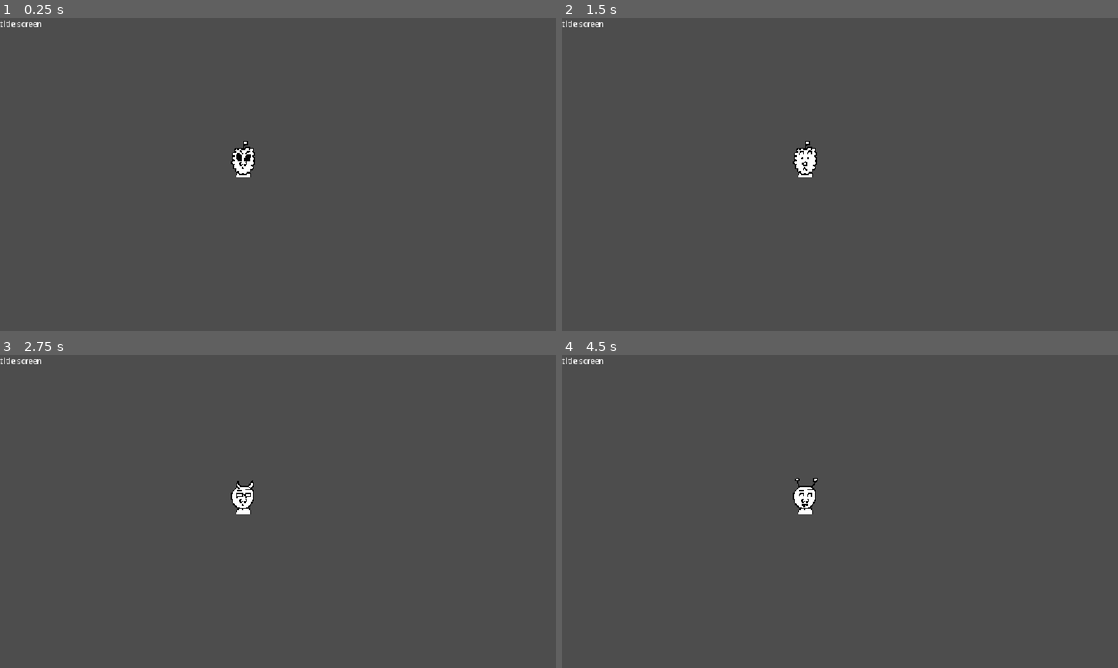
Above: before the commit, frames 1-4 (two rows, left to right).
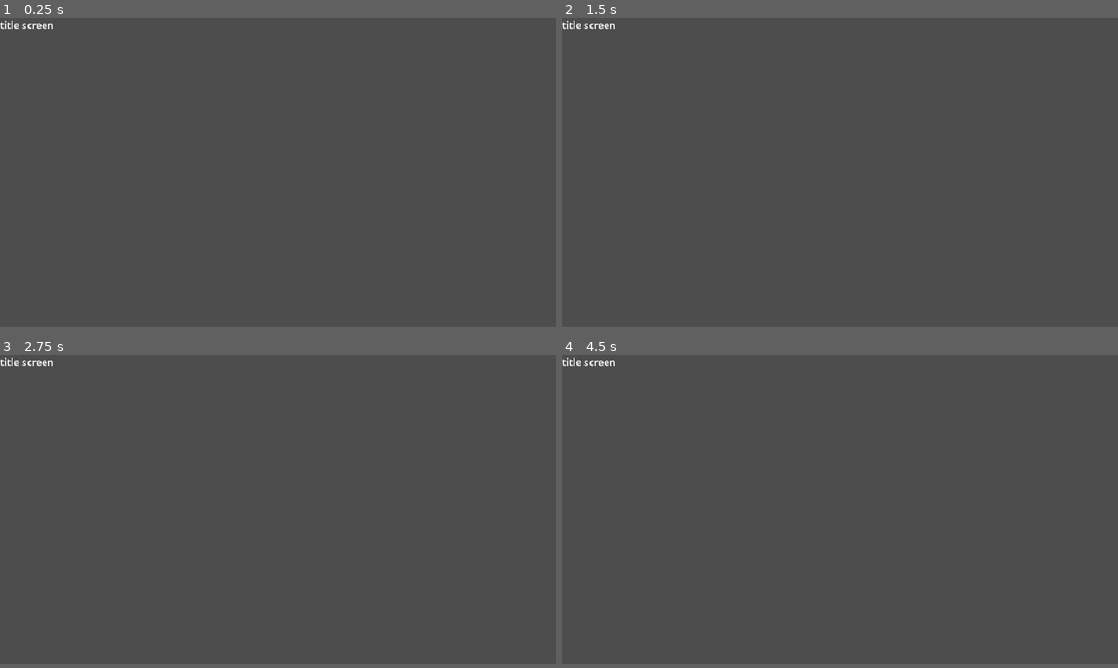
Above: after the commit, the same moments.

Repository: Pablo01bm/jaen-jam
Game: Godot game, scene res://scenes/game.tscn
Same seed, same stepped clock (60 frames per second), same inputs: the game is played once before the commit and once after it.
Inputs:
- Up to frame 1 (0.25 s): no input
- Up to frame 2 (1.5 s): tap Enter at 0.5 s; tap R (rumble) at 0.6, 1.35 s; tap Space at 1.25 s
- Up to frame 3 (2.75 s): tap Enter at 2 s; tap R (rumble) at 2.1 s
- Up to frame 4 (4.5 s): tap Space at 2.75, 4.25 s; tap R (rumble) at 2.85, 3.6, 4.35 s; tap Enter at 3.5 s
In our replay, the window is 800x450 before the commit and 800x444 after it. These sizes can differ from the game's own. Grey fills any space a smaller window leaves; there, only what the larger window draws over its background counts as a difference.

The runs differ from the first frame. In frame 1, 0.5% of the frame differs, in the area x 0-46%, y 0-51%; in frame 2, 0.5%; in frame 3, 0.5%; in frame 4, 0.5%.

Commit message:
add ovnis to game

Diff:
--- a/project.godot
+++ b/project.godot
@@ -23,6 +23,8 @@
 
 [display]
 
+window/size/viewport_width=900
+window/size/viewport_height=500
 window/stretch/mode="canvas_items"
 window/stretch/aspect="expand"
 
--- /dev/null
+++ b/scenes/Alien/Alien.tscn
@@ -0,0 +1,40 @@
+[gd_scene format=3 uid="uid://dkhfai5amj0mv"]
+
+[ext_resource type="Script" uid="uid://durlumrvic00x" path="res://scenes/Alien/alien.gd" id="1_23cvm"]
+[ext_resource type="Texture2D" uid="uid://c5w7g8hruseh8" path="res://scenes/Alien/ovni.png" id="2_lntdo"]
+[ext_resource type="PackedScene" uid="uid://2wms76ry4tq7" path="res://scenes/alien_face/AlienFace.tscn" id="3_7uqmt"]
+
+[sub_resource type="AtlasTexture" id="AtlasTexture_64c3n"]
+atlas = ExtResource("2_lntdo")
+region = Rect2(160, 0, 0, 0)
+
+[sub_resource type="AtlasTexture" id="AtlasTexture_aevum"]
+atlas = ExtResource("2_lntdo")
+region = Rect2(0, 160, 0, 0)
+
+[sub_resource type="CircleShape2D" id="CircleShape2D_by4yl"]
+radius = 9.29432
+
+[node name="Alien" type="CharacterBody2D" unique_id=1485095013]
+scale = Vector2(0.5, 0.5)
+collision_layer = 2
+script = ExtResource("1_23cvm")
+
+[node name="Ovni" type="Node2D" parent="." unique_id=1608249517]
+
+[node name="Cristal" type="Sprite2D" parent="Ovni" unique_id=1795401273]
+position = Vector2(76, 84)
+texture = SubResource("AtlasTexture_64c3n")
+
+[node name="Nave" type="Sprite2D" parent="Ovni" unique_id=1466186770]
+position = Vector2(76, 84)
+texture = SubResource("AtlasTexture_aevum")
+
+[node name="AlienFace" parent="Ovni" unique_id=548084301 instance=ExtResource("3_7uqmt")]
+unique_name_in_owner = true
+position = Vector2(0, 2)
+
+[node name="CollisionShape2D" type="CollisionShape2D" parent="." unique_id=50131872]
+position = Vector2(-4, -2)
+scale = Vector2(5.81, 5.81)
+shape = SubResource("CircleShape2D_by4yl")
--- a/scenes/TestingAlien/testing_alien.gd
+++ b/scenes/Alien/alien.gd
@@ -3,6 +3,8 @@
 var SPEED_X = RandomNumberGenerator.new()
 var SPEED_Y = RandomNumberGenerator.new()
 var RANDOM = RandomNumberGenerator.new()
+
+@onready var face = %AlienFace
 
 func _ready():
 	# We define random movement direction
@@ -20,3 +22,10 @@
 	if collision:
 		print("HOLA")
 		velocity = velocity.bounce(collision.get_normal().rotated(RANDOM.randf_range(-10.0, 10.0)))
+
+
+func get_info_array():
+	return face.attributes
+
+func reroll_features():
+	face.randomize_face()
--- a/scenes/TestingAlien/TestingAlien.tscn
+++ /dev/null
@@ -1,17 +0,0 @@
-[gd_scene format=3 uid="uid://dkhfai5amj0mv"]
-
-[ext_resource type="Script" uid="uid://durlumrvic00x" path="res://scenes/TestingAlien/testing_alien.gd" id="1_48vvr"]
-[ext_resource type="Texture2D" uid="uid://dbmmayky4ocbv" path="res://icon.svg" id="2_hmm44"]
-
-[sub_resource type="CircleShape2D" id="CircleShape2D_by4yl"]
-
-[node name="TestingAlien" type="CharacterBody2D" unique_id=1485095013]
-scale = Vector2(0.5, 0.5)
-script = ExtResource("1_48vvr")
-
-[node name="Sprite2D" type="Sprite2D" parent="." unique_id=292735247]
-texture = ExtResource("2_hmm44")
-
-[node name="CollisionShape2D" type="CollisionShape2D" parent="." unique_id=50131872]
-scale = Vector2(5.81, 5.81)
-shape = SubResource("CircleShape2D_by4yl")
--- a/scenes/TestingBouncing/TestingBouncing.tscn
+++ b/scenes/TestingBouncing/TestingBouncing.tscn
@@ -32,14 +32,14 @@
 shape = SubResource("RectangleShape2D_rceta")
 
 [node name="RightWall" type="StaticBody2D" parent="." unique_id=1302062110]
-position = Vector2(1153.625, 0)
+position = Vector2(902, 0)
 
 [node name="RightColl" type="CollisionShape2D" parent="RightWall" unique_id=1074127657]
 position = Vector2(17.375, 314)
 shape = SubResource("RectangleShape2D_j6lec")
 
 [node name="BelowWall" type="StaticBody2D" parent="." unique_id=269460182]
-position = Vector2(600, 647.805)
+position = Vector2(600, 500)
 
 [node name="BelowColl" type="CollisionShape2D" parent="BelowWall" unique_id=2116020024]
 position = Vector2(-23.5, 16.470032)
--- a/scenes/TestingBouncing/testing_bouncing.gd
+++ b/scenes/TestingBouncing/testing_bouncing.gd
@@ -3,11 +3,7 @@
 
 # Called when the node enters the scene tree for the first time.
 func _ready():
-	var scene = preload("res://scenes/TestingAlien/TestingAlien.tscn")
-	var instance = scene.instantiate()
-	instance.position = Vector2(300, 300)
-
-	add_child(instance)
+	pass
 
 
 # Called every frame. 'delta' is the elapsed time since the previous frame.
--- a/scenes/alien_face/alien_face.gd
+++ b/scenes/alien_face/alien_face.gd
@@ -3,8 +3,6 @@
 
 @export var attributes = [0, 0, 0, 0, 0, 0]
 @export var attr_range = [5, 5, 6, 5, 4, 4]
-@onready var features = [$Head, $Eyebrows, $Eyes,
-$Nose, $Mouth, $Top]
 
 func _ready() -> void:
 	randomize_face()
--- a/scenes/game.tscn
+++ b/scenes/game.tscn
@@ -6,7 +6,6 @@
 [ext_resource type="Script" uid="uid://doi6chbqxtugp" path="res://scenes/player/states/gameplay.gd" id="4_lbhrr"]
 [ext_resource type="Script" uid="uid://bwpl2xrg5671q" path="res://scenes/player/states/game_over.gd" id="5_p57ef"]
 [ext_resource type="Script" uid="uid://d4cl0ufkxi7yr" path="res://scenes/player/states/game_completed.gd" id="6_u5sy4"]
-[ext_resource type="PackedScene" uid="uid://2wms76ry4tq7" path="res://scenes/alien_face/AlienFace.tscn" id="7_u5sy4"]
 
 [node name="Game" type="Node2D" unique_id=1608082928]
 script = ExtResource("1_uwrxv")
@@ -25,6 +24,3 @@
 
 [node name="GameCompletedState" type="Node" parent="StateMachine" unique_id=1464228282]
 script = ExtResource("6_u5sy4")
-
-[node name="AlienFace" parent="." unique_id=548084301 instance=ExtResource("7_u5sy4")]
-position = Vector2(508, 292)
--- a/scenes/gameplay/Gameplay.tscn
+++ b/scenes/gameplay/Gameplay.tscn
@@ -1,4 +1,7 @@
 [gd_scene format=3 uid="uid://cwwdgh5o7fgjr"]
+
+[ext_resource type="PackedScene" uid="uid://bovf6uisn75g4" path="res://scenes/TestingBouncing/TestingBouncing.tscn" id="1_hhfdu"]
+[ext_resource type="PackedScene" uid="uid://dkhfai5amj0mv" path="res://scenes/Alien/Alien.tscn" id="2_1l7o1"]
 
 [node name="Gameplay" type="Node2D" unique_id=179578108]
 
@@ -6,3 +9,44 @@
 offset_right = 40.0
 offset_bottom = 23.0
 text = "Gameplay"
+
+[node name="TestingBouncing" parent="." unique_id=633372936 instance=ExtResource("1_hhfdu")]
+
+[node name="Alien" parent="TestingBouncing" unique_id=1485095013 instance=ExtResource("2_1l7o1")]
+position = Vector2(229, 180)
+
+[node name="Alien2" parent="TestingBouncing" unique_id=1043364454 instance=ExtResource("2_1l7o1")]
+position = Vector2(527, 350)
+
+[node name="Alien3" parent="TestingBouncing" unique_id=655139499 instance=ExtResource("2_1l7o1")]
+position = Vector2(830, 249)
+
+[node name="Alien4" parent="TestingBouncing" unique_id=2131678475 instance=ExtResource("2_1l7o1")]
+position = Vector2(229, 394)
+
+[node name="Alien5" parent="TestingBouncing" unique_id=540333937 instance=ExtResource("2_1l7o1")]
+position = Vector2(229, 394)
+
+[node name="Alien6" parent="TestingBouncing" unique_id=1260693852 instance=ExtResource("2_1l7o1")]
+position = Vector2(229, 394)
+
+[node name="Alien7" parent="TestingBouncing" unique_id=464710389 instance=ExtResource("2_1l7o1")]
+position = Vector2(229, 394)
+
+[node name="Alien8" parent="TestingBouncing" unique_id=509568830 instance=ExtResource("2_1l7o1")]
+position = Vector2(229, 394)
+
+[node name="Alien9" parent="TestingBouncing" unique_id=763163552 instance=ExtResource("2_1l7o1")]
+position = Vector2(229, 394)
+
+[node name="Alien10" parent="TestingBouncing" unique_id=1436063938 instance=ExtResource("2_1l7o1")]
+position = Vector2(229, 394)
+
+[node name="Alien11" parent="TestingBouncing" unique_id=651960408 instance=ExtResource("2_1l7o1")]
+position = Vector2(229, 394)
+
+[node name="Alien12" parent="TestingBouncing" unique_id=1414587208 instance=ExtResource("2_1l7o1")]
+position = Vector2(229, 394)
+
+[node name="Alien13" parent="TestingBouncing" unique_id=2145954485 instance=ExtResource("2_1l7o1")]
+position = Vector2(229, 394)
Renamed: scenes/TestingAlien/testing_alien.gd.uid -> scenes/Alien/alien.gd.uid
Binary file added: scenes/Alien/ovni.png
Not shown, added: scenes/Alien/ovni.png.import
